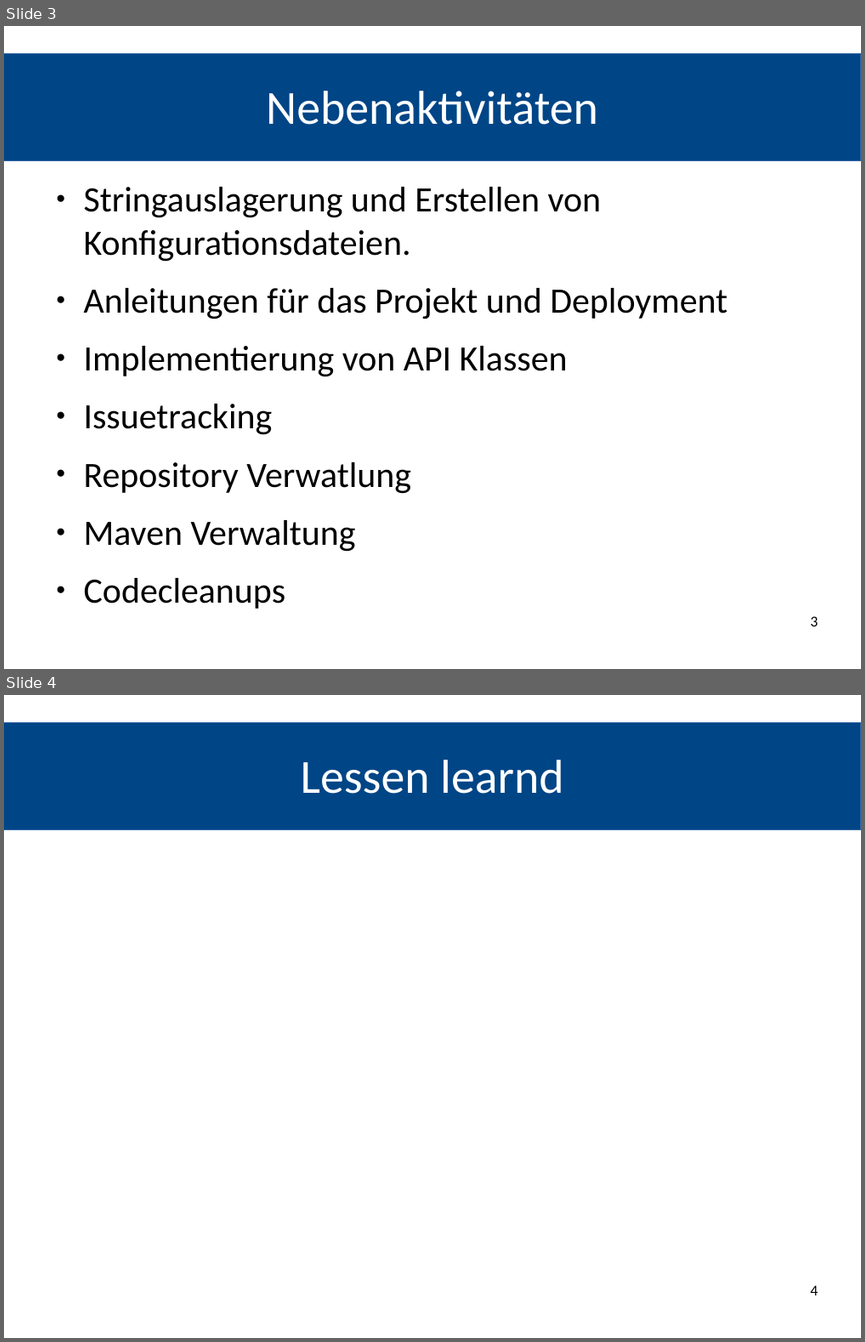
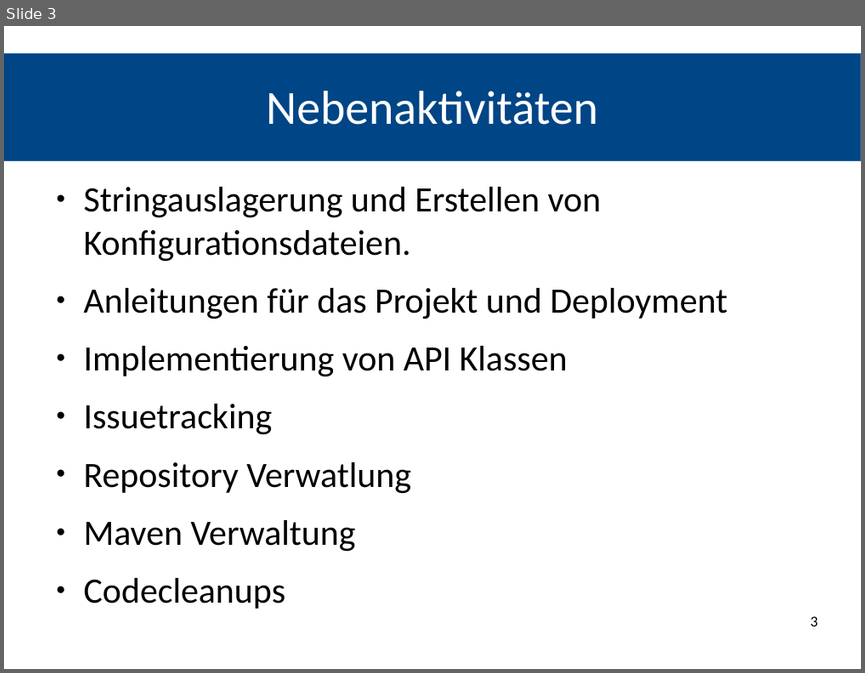
Before and after one commit to REMEXLabs/OpenAPE, a slide deck: Abschlusspräsentation/Stephan.odp. Shown one above the other, each under a label of ours: slides 3 and 4 before the commit, slide 3 after it. The pictures are 865x1342 and 865x673 pixels, drawn with LibreOffice and Linux fonts; fonts in the diff are those of the drawing. Boxes give left, top, right and bottom in pixels: in the first picture for what was removed or moved away, otherwise in the second. Text is boxed around its words. In the diff, an @@ line names an element or a change of style, - is before the commit and + after.

```diff
--- a/Abschlusspräsentation/Stephan.odp
+++ b/Abschlusspräsentation/Stephan.odp
@@ slide 4 removed at [4,695,861,1338], background #FFFFFF; not listed: 1 template element that a slide beside it also shows @@
@@ title removed at [301,760,563,794] @@
-Lessen learnd
@@ page number removed at [810,1285,817,1295] @@
-4
```
Also in this commit, not shown: 2 slides added, 1 other slide removed, 2 other files.
